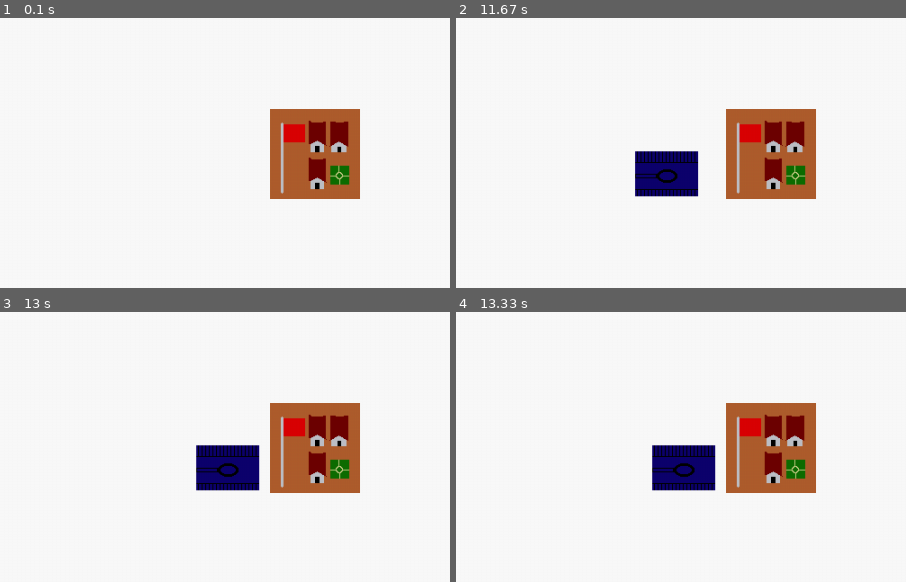
Above: before the commit, frames 1-4 (two rows, left to right).
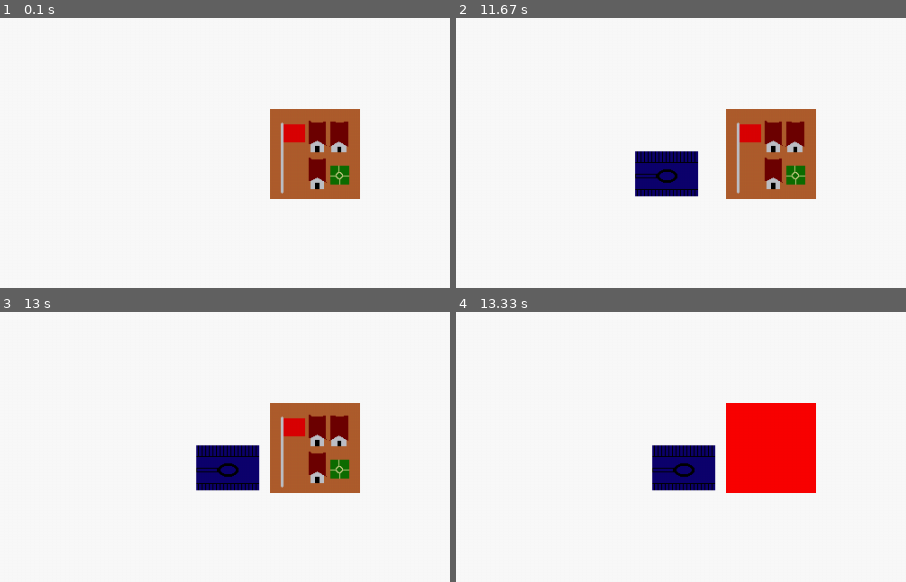
Above: after the commit, the same moments.

Repository: gamesketches/strataGem
Game: pygame game, started from main.py
Same seed, same stepped clock (60 frames per second), same inputs: the game is played once before the commit and once after it. The source is Python 2; it was converted automatically to run under Python 3.
Inputs (mouse positions are % of the whole screen's width and height, from its top left):
- Up to frame 1 (0.1 s): no input
- Up to frame 2 (11.67 s): click (3, 4) at 0.38 s; click (13, 40) at 0.72 s
- Up to frame 3 (13 s): no input
- Up to frame 4 (13.33 s): no input
The pictures show only the part of the screen within x 50-100%, y 50-100%; the shares and areas given below are measured in that part.

Frames 1-3 are identical in both runs. In frame 4, 6.7% of the frame differs, in the area x 60-80%, y 33-68%.

Commit message:
Now towns flash too

Diff:
--- a/main.py
+++ b/main.py
@@ -53,22 +53,22 @@
     def __init__(self, playerControlled):
         pygame.sprite.Sprite.__init__(self)
         self.hp = 20
-        self.flash = 0
-        self.damaged = False
         self.playerControlled = playerControlled
         if not playerControlled:
             self.image, self.rect = load_image("town.bmp")
         else:
             self.image, self.rect = load_image("base.bmp")
+        self.imageCopy = pygame.Surface.copy(self.image)
         self.flashSurface = pygame.Surface(self.rect.size)
         self.flashSurface = self.flashSurface.convert()
         self.flashSurface.fill((250,0,0))
+        self.flashTimer = 0
         self.position = Point(self.rect.center[0], self.rect.center[1])
 
     def takeDamage(self, damage, aggressor):
         "Takes damage, ends game when it dies"
         self.hp -= damage
-        self.damaged = True
+        self.flashTimer = 10
         print "Town is under attack"
         if self.hp <= 0:
             self.kill()
@@ -80,14 +80,11 @@
     def update(self):
         self.position.x = self.rect.center[0]
         self.position.y = self.rect.center[1]
-        if self.damaged:
-            self.flash += 1
-            if self.flash >= 10:
-                self.damaged = False
-                self.flash = 0
-            else:
-                global THESCREEN
-                THESCREEN.blit(self.flashSurface, self.rect.topleft)
+        if self.flashTimer > 0:
+            self.image.blit(self.flashSurface, (0,0))
+            self.flashTimer -= 1
+        else:
+            self.image.blit(self.imageCopy, (0,0))
 
 
 
@@ -104,7 +101,7 @@
             self.image, self.rect = load_image("enemyTank.bmp")
         self.imageCopy = pygame.Surface.copy(self.image)
         self.position = Point(self.rect.center[0], self.rect.center[1])
-        self.hitFlash = pygame.Surface((self.rect.width, self.rect.height))
+        self.hitFlash = pygame.Surface(self.rect.size)
         self.hitFlash.fill((250,0,0))
         self.hitFlash.convert()
         self.flashTime = 0
